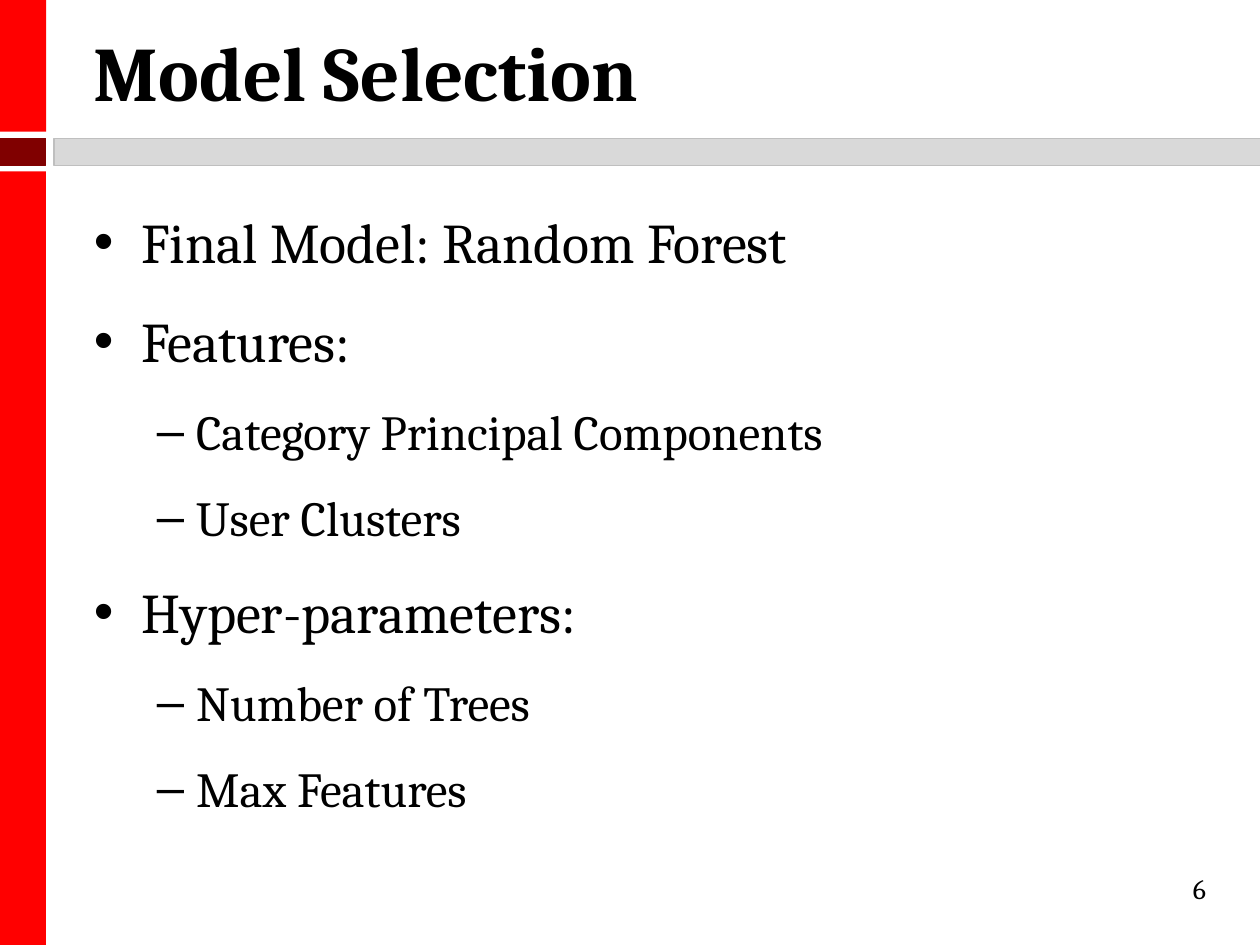
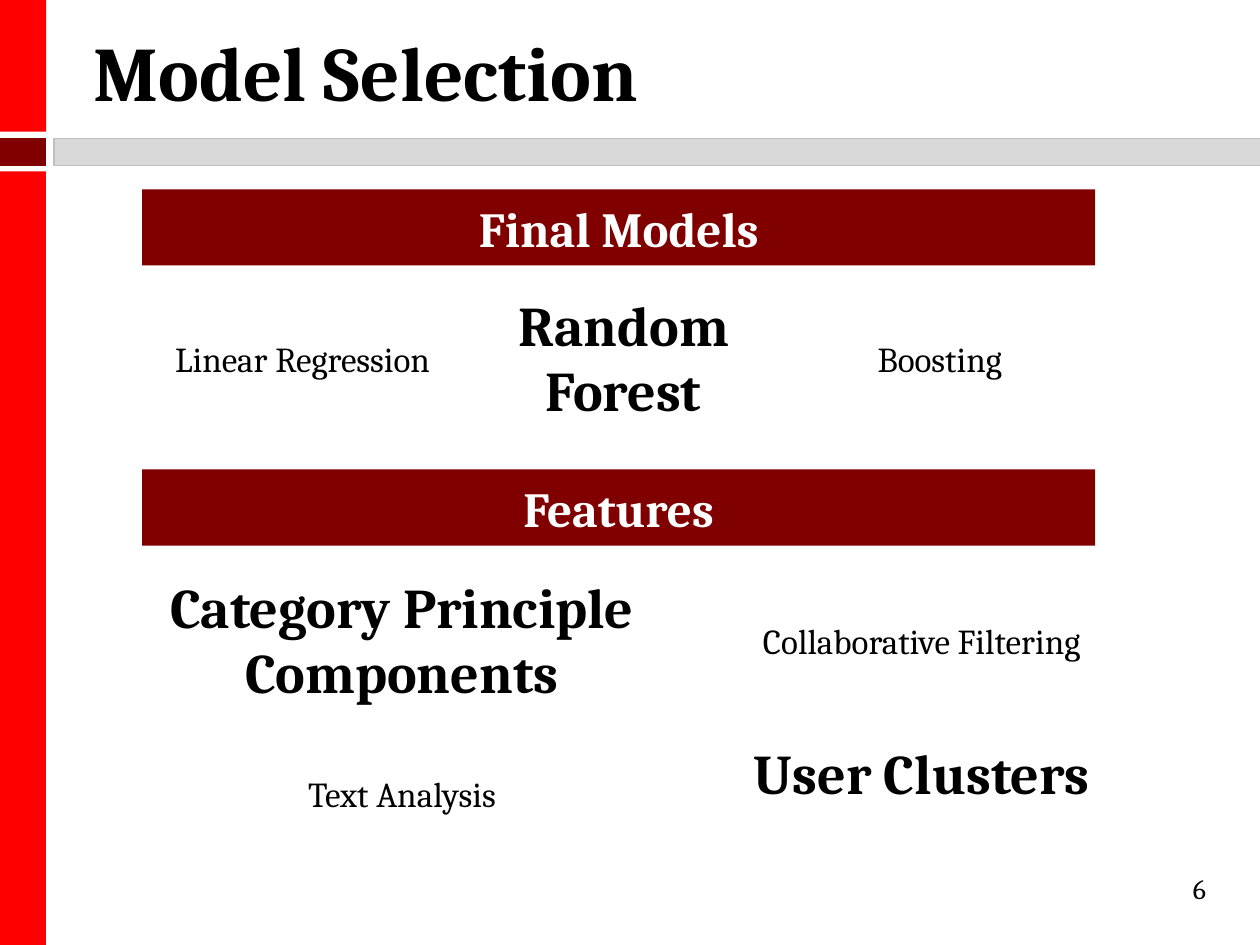
Before and after one commit to kmhoo/AdvancedMLProject, a slide deck: slide 6 of advML_final_presentation.pptx. Drawn at 1260x945 pixels with LibreOffice and Linux fonts; fonts in the diff are those of the drawing. Boxes give left, top, right and bottom in pixels: in the first picture for what was removed or moved away, otherwise in the second. Text is boxed around its words. In the diff, an @@ line names an element or a change of style, - is before the commit and + after.

Commit message:
edit slides

```diff
--- a/advML_final_presentation.pptx
+++ b/advML_final_presentation.pptx
@@ rectangle added at [142,189,1096,265], fill #800000, 28 pt, text #FFFFFF, bold @@
+Final Models
@@ text removed at [141,224,823,808] @@
-• Final Model: Random Forest
-• Features:
-  – Category Principal Components
-  – User Clusters
-• Hyper-parameters:
-  – Number of Trees
-  – Max Features
@@ table added at [142,290,1096,437], 1 rows, 3 columns @@
+Linear Regression | Random Forest | Boosting
@@ rectangle added at [142,470,1096,546], fill #800000, 28 pt, text #FFFFFF, bold @@
+Features
@@ table added at [142,566,1183,872], 2 rows, 2 columns @@
+Category Principle Components | Collaborative Filtering
+Text Analysis | User Clusters
```
Also in this commit, not shown: 2 other slides changed.
